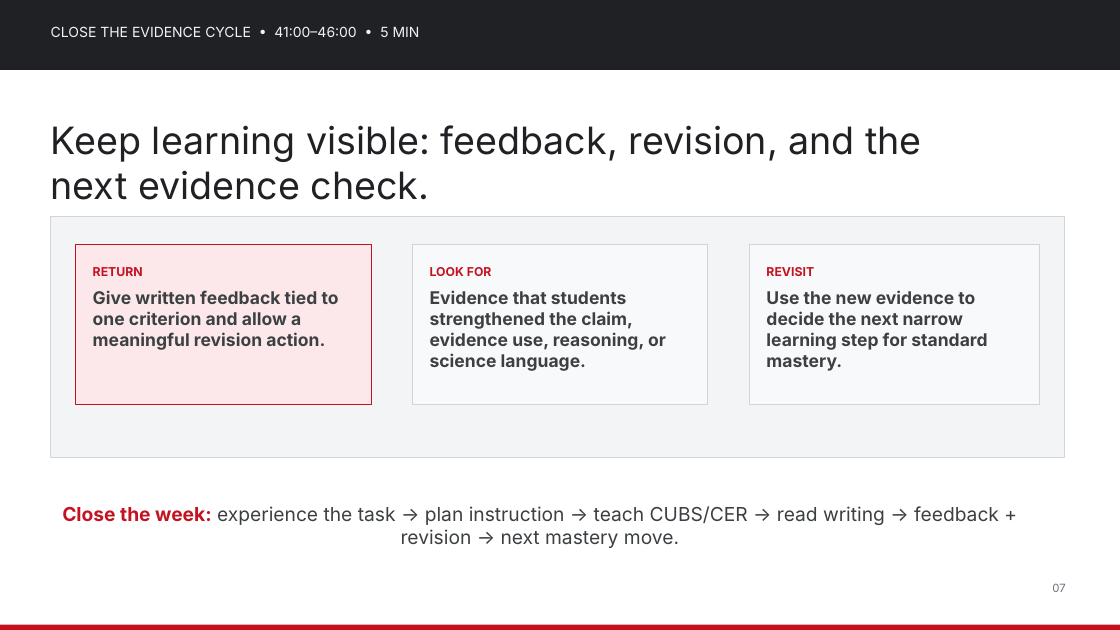
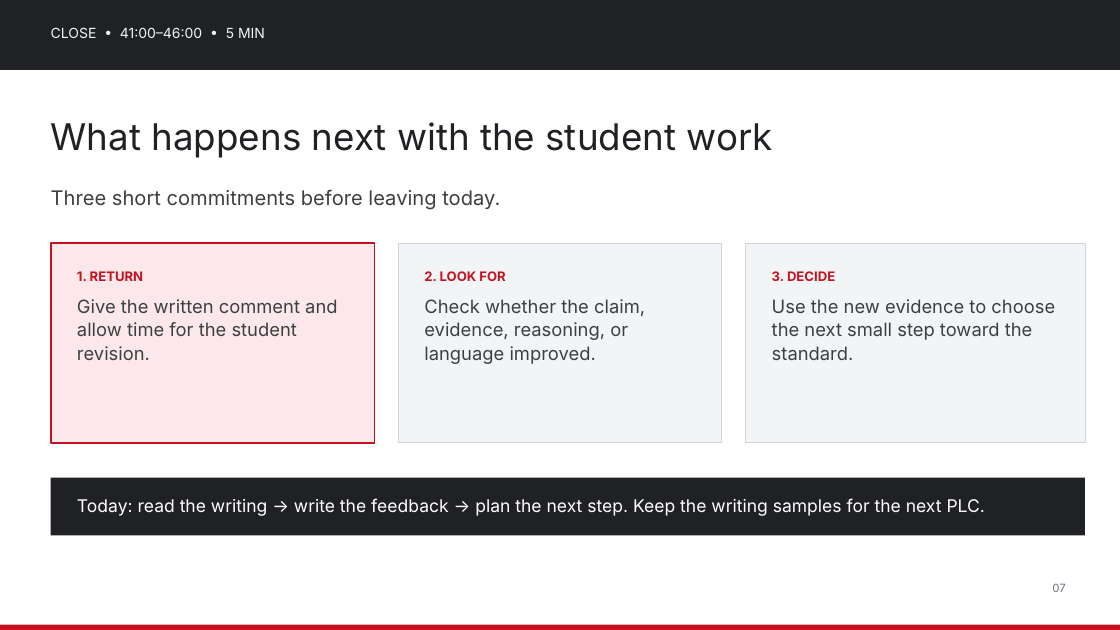
Before and after one commit to nbhs-science/nbhs-science, a slide deck: slide 7 of assets/plc/2026-10-30_Lesson_Internalization_Use_Student_Work_to_Adjust_Next_Learning_Experience.pptx. Drawn at 1120x630 pixels with LibreOffice and Linux fonts; fonts in the diff are those of the drawing. Boxes give left, top, right and bottom in pixels: in the first picture for what was removed or moved away, otherwise in the second. Text is boxed around its words. In the diff, an @@ line names an element or a change of style, - is before the commit and + after.

Commit message:
Simplify October 30 student-work PLC materials
Replace the Friday agenda and editable deck with a clear four-step routine: set the bar, read student writing, write feedback, and plan the next step.

```diff
--- a/assets/plc/2026-10-30_Lesson_Internalization_Use_Student_Work_to_Adjust_Next_Learning_Experience.pptx
+++ b/assets/plc/2026-10-30_Lesson_Internalization_Use_Student_Work_to_Adjust_Next_Learning_Experience.pptx
@@ text at (51,27,265,38): text changed @@
-CLOSE THE EVIDENCE CYCLE • 41:00–46:00 • 5 MIN
+CLOSE • 41:00–46:00 • 5 MIN
@@ text removed at (51,125,921,200) @@
-Keep learning visible: feedback, revision, and the next evidence check.
@@ text added at (51,122,773,158), 42 pt, text #202124 @@
+What happens next with the student work
@@ text added at (51,189,500,210), 23 pt, text #3C4043 @@
+Three short commitments before leaving today.
@@ rectangle: place and size @@
-rectangle at (75,244,370,404)
+rectangle at (51,243,375,443)
@@ rectangle at (51,243,375,443): outline #C41220 1 pt to #C41220 2 pt @@
@@ rectangle: place and size @@
-rectangle at (51,216,1064,457)
+rectangle at (398,243,722,443)
@@ rectangle removed at (412,244,707,404) @@
@@ rectangle: place and size @@
-rectangle at (749,244,1039,404)
+rectangle at (745,243,1085,443)
@@ rectangle at (745,243,1085,443): fill #F8F9FA to #F3F4F6 @@
@@ text at (77,271,337,360): text changed; size 20 to 21 pt; bold off @@
-RETURN
-Give written feedback tied to one criterion and allow a meaningful revision action.
+1. RETURN
+Give the written comment and allow time for the student revision.
@@ text at (424,271,645,364): text changed; size 20 to 21 pt; bold off @@
-LOOK FOR
-Evidence that students strengthened the claim, evidence use, reasoning, or science language.
+2. LOOK FOR
+Check whether the claim, evidence, reasoning, or language improved.
@@ text at (772,271,1055,360): text changed; size 20 to 21 pt; bold off @@
-REVISIT
-Use the new evidence to decide the next narrow learning step for standard mastery.
+3. DECIDE
+Use the new evidence to choose the next small step toward the standard.
@@ rectangle added at (51,477,1085,535), fill #202124 @@
@@ text at (77,498,985,516): text changed; size 22 to 20 pt; text colour #3C4043 to #FFFFFF @@
-Close the week: experience the task → plan instruction → teach CUBS/CER → read writing → feedback + revision → next mastery move.
+Today: read the writing → write the feedback → plan the next step. Keep the writing samples for the next PLC.
```
Also in this commit, not shown: 5 other slides changed, 1 slide added, 1 slide removed, 1 other file.
